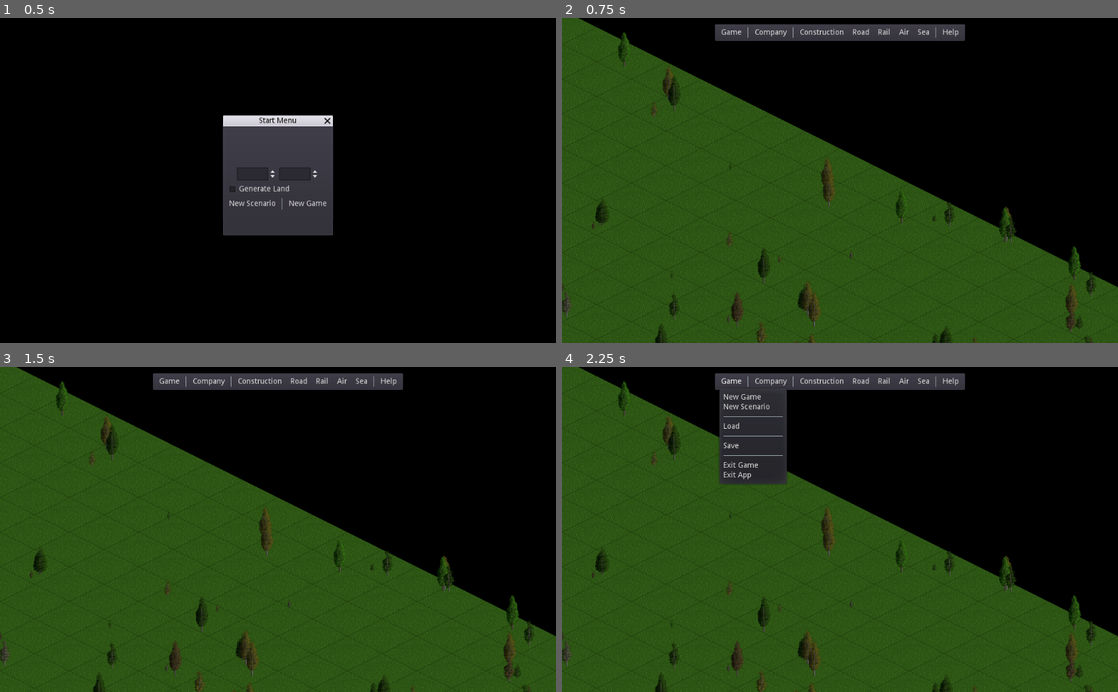
Above: before the commit, frames 1-4 (two rows, left to right).
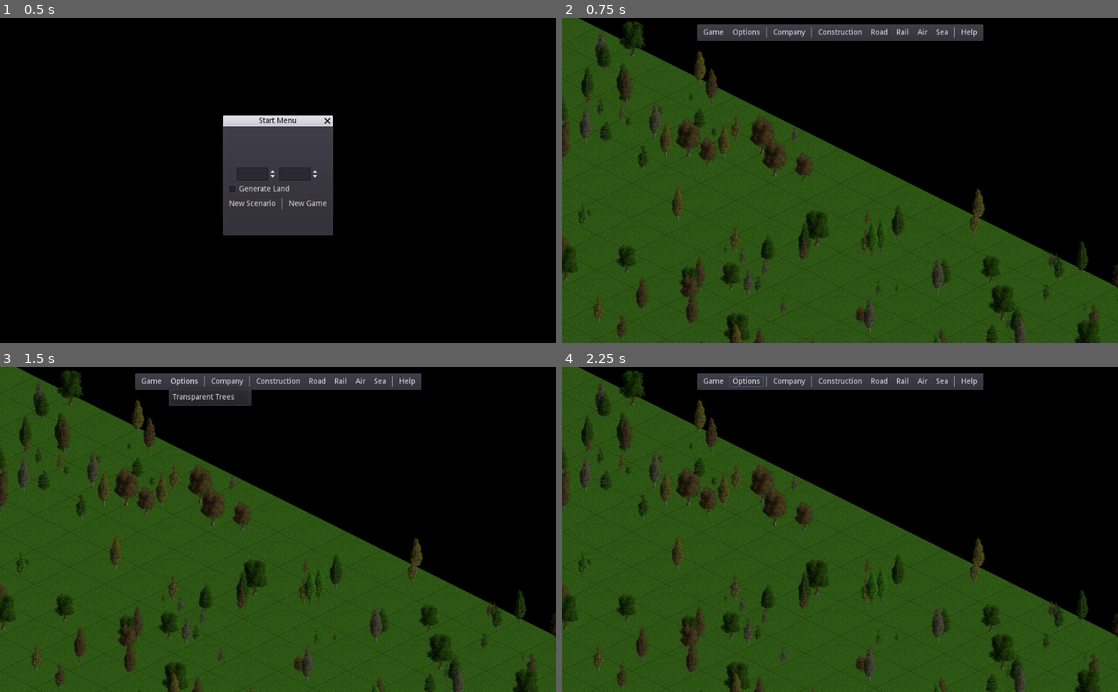
Above: after the commit, the same moments.

Repository: freettd/freettd
Game: Godot game, scene res://scenes/Main.tscn
Two runs of this game, one before a commit and one after it. Both use one fixed random seed, a clock stepped at 60 frames per second and the inputs below.
Inputs (mouse positions are in pixels of both pictures, inside the frame that each line leads up to):
- Up to frame 1 (0.5 s): no input
- Up to frame 2 (0.75 s): click "New Scenario" at 0.5 s
- Up to frame 3 (1.5 s): click (183, 380) at 1.25 s, where only the run after the commit has a clickable "Options"
- Up to frame 4 (2.25 s): click "Game" at 2 s

Frame 1 is identical in both runs. In frame 2, 10% of the frame differs, in the area x 0-100%, y 1-100%; in frame 3, 11%; in frame 4, 13%.

Commit message:
working tree plantation and growth

Diff:
--- a/project.godot
+++ b/project.godot
@@ -20,11 +20,6 @@
 "path": "res://scenes/Global.gd"
 }, {
 "base": "Reference",
-"class": "ObjectPool",
-"language": "GDScript",
-"path": "res://scripts/ObjectPool.gd"
-}, {
-"base": "Reference",
 "class": "Resources",
 "language": "GDScript",
 "path": "res://resources/Resources.gd"
@@ -32,7 +27,6 @@
 _global_script_class_icons={
 "Company": "",
 "Global": "",
-"ObjectPool": "",
 "Resources": ""
 }
 
--- a/resources/Resources.gd
+++ b/resources/Resources.gd
@@ -14,12 +14,17 @@
 }
 
 const trees = {
-	temperate = [
-		"res://resources/trees/TempTree1.tscn",
-		"res://resources/trees/TempTree2.tscn",
-		"res://resources/trees/TempTree3.tscn",
-		"res://resources/trees/TempTree4.tscn",
-		"res://resources/trees/TempTree5.tscn",
-		"res://resources/trees/TempTree6.tscn",
-	]
+	cost = 10,
+	src = {
+		temperate = [
+			"res://resources/trees/temperate/TempTree1.tscn",
+			"res://resources/trees/temperate/TempTree2.tscn",
+			"res://resources/trees/temperate/TempTree3.tscn",
+			"res://resources/trees/temperate/TempTree4.tscn",
+			"res://resources/trees/temperate/TempTree5.tscn",
+			"res://resources/trees/temperate/TempTree6.tscn",
+			"res://resources/trees/temperate/TempTree7.tscn",
+			"res://resources/trees/temperate/TempTree8.tscn",
+		]
+	}
 }
--- a/resources/trees/TempTree6.tscn
+++ /dev/null
@@ -1,19 +0,0 @@
-[gd_scene load_steps=7 format=2]
-
-[ext_resource path="res://resources/trees/Tree.tscn" type="PackedScene" id=1]
-[ext_resource path="res://assets/trees/temp6/128_0001.png" type="Texture" id=2]
-[ext_resource path="res://assets/trees/temp6/128_0002.png" type="Texture" id=3]
-[ext_resource path="res://assets/trees/temp6/128_0003.png" type="Texture" id=4]
-[ext_resource path="res://assets/trees/temp6/128_0004.png" type="Texture" id=5]
-
-[sub_resource type="SpriteFrames" id=1]
-animations = [ {
-"frames": [ ExtResource( 2 ), ExtResource( 3 ), ExtResource( 4 ), ExtResource( 5 ) ],
-"loop": false,
-"name": "grow",
-"speed": 5.0
-} ]
-
-[node name="TempTree6" instance=ExtResource( 1 )]
-frames = SubResource( 1 )
-animation = "grow"
--- a/resources/trees/TempTree4.tscn
+++ b/resources/trees/temperate/TempTree4.tscn
@@ -1,19 +1,19 @@
 [gd_scene load_steps=7 format=2]
 
-[ext_resource path="res://resources/trees/Tree.tscn" type="PackedScene" id=1]
-[ext_resource path="res://assets/trees/temp4/128_0001.png" type="Texture" id=2]
+[ext_resource path="res://assets/trees/temp4/128_0001.png" type="Texture" id=1]
+[ext_resource path="res://resources/trees/Tree.tscn" type="PackedScene" id=2]
 [ext_resource path="res://assets/trees/temp4/128_0004.png" type="Texture" id=3]
 [ext_resource path="res://assets/trees/temp4/128_0002.png" type="Texture" id=4]
 [ext_resource path="res://assets/trees/temp4/128_0003.png" type="Texture" id=5]
 
 [sub_resource type="SpriteFrames" id=1]
 animations = [ {
-"frames": [ ExtResource( 2 ), ExtResource( 4 ), ExtResource( 5 ), ExtResource( 3 ) ],
+"frames": [ ExtResource( 1 ), ExtResource( 4 ), ExtResource( 5 ), ExtResource( 3 ) ],
 "loop": false,
 "name": "grow",
 "speed": 5.0
 } ]
 
-[node name="TempTree4" instance=ExtResource( 1 )]
+[node name="TempTree4" instance=ExtResource( 2 )]
 frames = SubResource( 1 )
 animation = "grow"
--- /dev/null
+++ b/resources/trees/temperate/TempTree6.tscn
@@ -0,0 +1,19 @@
+[gd_scene load_steps=7 format=2]
+
+[ext_resource path="res://assets/trees/temp6/128_0001.png" type="Texture" id=1]
+[ext_resource path="res://assets/trees/temp6/128_0002.png" type="Texture" id=2]
+[ext_resource path="res://assets/trees/temp6/128_0003.png" type="Texture" id=3]
+[ext_resource path="res://assets/trees/temp6/128_0004.png" type="Texture" id=4]
+[ext_resource path="res://resources/trees/Tree.tscn" type="PackedScene" id=5]
+
+[sub_resource type="SpriteFrames" id=1]
+animations = [ {
+"frames": [ ExtResource( 1 ), ExtResource( 2 ), ExtResource( 3 ), ExtResource( 4 ) ],
+"loop": false,
+"name": "grow",
+"speed": 5.0
+} ]
+
+[node name="TempTree6" instance=ExtResource( 5 )]
+frames = SubResource( 1 )
+animation = "grow"
--- /dev/null
+++ b/resources/trees/temperate/TempTree7.tscn
@@ -0,0 +1,19 @@
+[gd_scene load_steps=7 format=2]
+
+[ext_resource path="res://resources/trees/Tree.tscn" type="PackedScene" id=1]
+[ext_resource path="res://assets/trees/temp7/128_0003.png" type="Texture" id=2]
+[ext_resource path="res://assets/trees/temp7/128_0001.png" type="Texture" id=3]
+[ext_resource path="res://assets/trees/temp7/128_0004.png" type="Texture" id=4]
+[ext_resource path="res://assets/trees/temp7/128_0002.png" type="Texture" id=5]
+
+[sub_resource type="SpriteFrames" id=1]
+animations = [ {
+"frames": [ ExtResource( 3 ), ExtResource( 5 ), ExtResource( 2 ), ExtResource( 4 ) ],
+"loop": false,
+"name": "grow",
+"speed": 5.0
+} ]
+
+[node name="TempTree7" instance=ExtResource( 1 )]
+frames = SubResource( 1 )
+animation = "grow"
--- /dev/null
+++ b/resources/trees/temperate/TempTree8.tscn
@@ -0,0 +1,19 @@
+[gd_scene load_steps=7 format=2]
+
+[ext_resource path="res://resources/trees/Tree.tscn" type="PackedScene" id=1]
+[ext_resource path="res://assets/trees/temp8/128_0003.png" type="Texture" id=2]
+[ext_resource path="res://assets/trees/temp8/128_0004.png" type="Texture" id=3]
+[ext_resource path="res://assets/trees/temp8/128_0002.png" type="Texture" id=4]
+[ext_resource path="res://assets/trees/temp8/128_0001.png" type="Texture" id=5]
+
+[sub_resource type="SpriteFrames" id=1]
+animations = [ {
+"frames": [ ExtResource( 5 ), ExtResource( 4 ), ExtResource( 2 ), ExtResource( 3 ) ],
+"loop": false,
+"name": "grow",
+"speed": 5.0
+} ]
+
+[node name="TempTree8" instance=ExtResource( 1 )]
+frames = SubResource( 1 )
+animation = "grow"
--- a/scenes/Global.gd
+++ b/scenes/Global.gd
@@ -25,7 +25,11 @@
 	CLEAR_LAND,
 	PLANT_TREE,
 
+	CONFIG_TRANSPARENT_TREES
+
 }
+
+const ConfigCommands: Array = [ OpCode.CONFIG_TRANSPARENT_TREES ]
 
 enum SelectMode {
 
--- a/scenes/Main.gd
+++ b/scenes/Main.gd
@@ -55,7 +55,7 @@
 func _on_World_local_company_updated(company):
 	ui.update_local_company_info(company)
 
-func _on_World_newgame_progress(status, percentage):
+func _on_World_newworld_progress(status, percentage):
 	printt("main", status, percentage)
 
 func _on_World_loadgame_progress(status, percentage):
--- a/scenes/Main.tscn
+++ b/scenes/Main.tscn
@@ -15,6 +15,6 @@
 [connection signal="hq_selected" from="World" to="." method="_on_World_hq_selected"]
 [connection signal="loadgame_progress" from="World" to="." method="_on_World_loadgame_progress"]
 [connection signal="local_company_updated" from="World" to="." method="_on_World_local_company_updated"]
-[connection signal="newgame_progress" from="World" to="." method="_on_World_newgame_progress"]
+[connection signal="newworld_progress" from="World" to="." method="_on_World_newworld_progress"]
 [connection signal="savegame_progress" from="World" to="." method="_on_World_savegame_progress"]
 [connection signal="command_issued" from="DesktopUI" to="." method="_on_DesktopUI_command_issued"]
--- a/scenes/desktop-ui/DesktopUI.tscn
+++ b/scenes/desktop-ui/DesktopUI.tscn
@@ -10,12 +10,11 @@
 script = ExtResource( 2 )
 
 [node name="Toolbar" type="PanelContainer" parent="."]
-visible = false
 anchor_left = 0.5
 anchor_right = 0.5
-margin_left = -232.0
+margin_left = -265.5
 margin_top = 10.0
-margin_right = 232.0
+margin_right = 265.5
 margin_bottom = 34.0
 script = ExtResource( 1 )
 __meta__ = {
@@ -25,7 +24,7 @@
 [node name="HBoxContainer" type="HBoxContainer" parent="Toolbar"]
 margin_left = 7.0
 margin_top = 7.0
-margin_right = 457.0
+margin_right = 524.0
 margin_bottom = 27.0
 
 [node name="GameButton" type="MenuButton" parent="Toolbar/HBoxContainer"]
@@ -33,66 +32,73 @@
 margin_bottom = 20.0
 text = "Game"
 
+[node name="OptionsButton" type="MenuButton" parent="Toolbar/HBoxContainer"]
+margin_left = 54.0
+margin_right = 117.0
+margin_bottom = 20.0
+focus_mode = 2
+text = "Options"
+
 [node name="VSeparator" type="VSeparator" parent="Toolbar/HBoxContainer"]
-margin_left = 54.0
-margin_right = 58.0
+margin_left = 121.0
+margin_right = 125.0
 margin_bottom = 20.0
 
 [node name="CompanyButton" type="MenuButton" parent="Toolbar/HBoxContainer"]
-margin_left = 62.0
-margin_right = 133.0
+margin_left = 129.0
+margin_right = 200.0
 margin_bottom = 20.0
 focus_mode = 2
 text = "Company"
 
 [node name="VSeparator3" type="VSeparator" parent="Toolbar/HBoxContainer"]
-margin_left = 137.0
-margin_right = 141.0
+margin_left = 204.0
+margin_right = 208.0
 margin_bottom = 20.0
 
 [node name="ConstructionButton" type="MenuButton" parent="Toolbar/HBoxContainer"]
-margin_left = 145.0
-margin_right = 238.0
+margin_left = 212.0
+margin_right = 305.0
 margin_bottom = 20.0
 focus_mode = 2
 text = "Construction"
 
 [node name="RoadButton" type="MenuButton" parent="Toolbar/HBoxContainer"]
-margin_left = 242.0
-margin_right = 285.0
+margin_left = 309.0
+margin_right = 352.0
 margin_bottom = 20.0
 focus_mode = 2
 text = "Road"
 
 [node name="RailButton" type="MenuButton" parent="Toolbar/HBoxContainer"]
-margin_left = 289.0
-margin_right = 324.0
+margin_left = 356.0
+margin_right = 391.0
 margin_bottom = 20.0
 focus_mode = 2
 text = "Rail"
 
 [node name="AirButton" type="MenuButton" parent="Toolbar/HBoxContainer"]
-margin_left = 328.0
-margin_right = 358.0
+margin_left = 395.0
+margin_right = 425.0
 margin_bottom = 20.0
 focus_mode = 2
 text = "Air"
 
 [node name="SeaButton" type="MenuButton" parent="Toolbar/HBoxContainer"]
-margin_left = 362.0
-margin_right = 396.0
+margin_left = 429.0
+margin_right = 463.0
 margin_bottom = 20.0
 focus_mode = 2
 text = "Sea"
 
 [node name="VSeparator2" type="VSeparator" parent="Toolbar/HBoxContainer"]
-margin_left = 400.0
-margin_right = 404.0
+margin_left = 467.0
+margin_right = 471.0
 margin_bottom = 20.0
 
 [node name="HelpButton" type="MenuButton" parent="Toolbar/HBoxContainer"]
-margin_left = 408.0
-margin_right = 450.0
+margin_left = 475.0
+margin_right = 517.0
 margin_bottom = 20.0
 focus_mode = 2
 text = "Help"
--- a/scenes/desktop-ui/Toolbar.gd
+++ b/scenes/desktop-ui/Toolbar.gd
@@ -3,12 +3,16 @@
 signal command_issued(command)
 
 onready var game_button = $HBoxContainer/GameButton
+onready var options_button = $HBoxContainer/OptionsButton
+
 onready var company_button = $HBoxContainer/CompanyButton
+
 onready var road_button = $HBoxContainer/RoadButton
 onready var construct_button = $HBoxContainer/ConstructionButton
 onready var rail_button = $HBoxContainer/RailButton
 onready var air_button = $HBoxContainer/AirButton
 onready var sea_button = $HBoxContainer/SeaButton
+
 onready var help_button = $HBoxContainer/HelpButton
 
 func _ready() -> void:
@@ -26,6 +30,11 @@
 	popup.add_separator()
 	popup.add_item("Exit Game", Global.OpCode.EXIT_GAME)
 	popup.add_item("Exit App", Global.OpCode.EXIT_APP)
+	popup.connect("id_pressed", self, "_on_item_pressed")
+
+	# Company Menu
+	popup = options_button.get_popup()
+	popup.add_item("Transparent Trees", Global.OpCode.CONFIG_TRANSPARENT_TREES)
 	popup.connect("id_pressed", self, "_on_item_pressed")
 
 	# Company Menu
--- a/scenes/world/World.gd
+++ b/scenes/world/World.gd
@@ -1,7 +1,7 @@
 extends Node
 
 # game signals
-signal newgame_progress(status, percentage)
+signal newworld_progress(status, percentage)
 signal savegame_progress(status, percentage)
 signal loadgame_progress(status, percentage)
 
@@ -31,7 +31,6 @@
 var local_company: Company
 
 # regsiters
-var land_register: Dictionary = {}
 var company_register: Array = []
 
 
@@ -50,7 +49,7 @@
 
 	var mapsize = parameters.map_size
 
-	emit_signal("newgame_progress", "creating new world", 0)
+	emit_signal("newworld_progress", "creating new world", 0)
 
 	# Terrain
 	terrain.new_world(parameters)
@@ -62,16 +61,17 @@
 		local_company.company_type = Company.CompanyType.LOCAL
 		company_register.append(local_company)
 
-	# place random trees
+	# place random trees	 across map
+	emit_signal("newworld_progress", "planting trees", 50)
 	world_objects.plant_tree(Rect2(0, 0, mapsize.x, mapsize.y), {
 		min_density = 0,
 		max_density = 3,
 		start_frame = -1,
-		scattered = 3
+		scattered = 8
 	})
 
 	# complete
-	emit_signal("newgame_progress", "new world complete", 100)
+	emit_signal("newworld_progress", "new world complete", 100)
 
 func reset() -> void:
 
@@ -96,25 +96,36 @@
 	# local command is for local company
 	command.company = local_company
 
-	var opcode: int = command.opcode
-
-	if Global.SelectorConfig.has(opcode):
-		selector.activate(command, Global.SelectorConfig.get(opcode))
+	if Global.ConfigCommands.has(command.opcode):
+		_process_local_config(command)
+
+	elif Global.SelectorConfig.has(command.opcode):
+		selector.activate(command, Global.SelectorConfig.get(command.opcode))
+
+# process local config commands
+func _process_local_config(command: Dictionary) -> void:
+
+	match command.opcode:
+
+		Global.OpCode.CONFIG_TRANSPARENT_TREES:
+			world_objects.set_trees_transparent()
 
 # process commands after tiles selected
-func _on_Selector_tile_selected(command: Dictionary):
+func _on_Selector_tile_selected(command: Dictionary) -> void:
 
 	var tm_resources: Dictionary = Resources.tilemaps
 	var bld_resources: Dictionary = Resources.buildings
+	var tree_res: Dictionary = Resources.trees
 
 	var dimension: Vector2 = command.selection.dimension
+	var box: Rect2 = command.selection.box
 
 	var expense: int = 0
 
 	match command.opcode:
 
 		Global.OpCode.BUILD_ROAD:
-			expense = tm_resources.road.cost * (dimension.x * dimension.y)
+			expense = tm_resources.road.cost * box.get_area()
 			world_objects.clear_land(command.selection.box)
 			terrain.build_road(command, roadnav)
 
@@ -123,10 +134,11 @@
 			world_objects.add_hq("company_hq_large", command.selection.position, local_company)
 
 		Global.OpCode.CLEAR_LAND:
+			expense = 10 * box.get_area()
 			world_objects.clear_land(command.selection.box)
 
 		Global.OpCode.PLANT_TREE:
-			expense = 10
+			expense = tree_res.cost * box.get_area()
 			world_objects.plant_tree(command.selection.box)
 
 
@@ -136,7 +148,7 @@
 		emit_signal("local_company_updated", local_company)
 
 
-func _on_Selector_error(msg):
+func _on_Selector_error(msg) -> void:
 	emit_signal("error", msg)
 
 
@@ -157,8 +169,6 @@
 
 	# read
 	var data = str2var(file.get_as_text())
-
-	print(data.keys())
 
 	# load company data
 	for company_data in data.companies:
--- a/scenes/world/WorldObjects.gd
+++ b/scenes/world/WorldObjects.gd
@@ -2,6 +2,9 @@
 
 # Signal when company HQ is selected
 signal hq_selected(company)
+
+const COLOR_HALF_TRANSPARENT = Color( 1, 1, 1, 0.5 )
+const COLOR_NO_TRANSPARENT = Color( 1, 1, 1, 1 )
 
 export (NodePath) var world_terrain
 onready var terrain: Node2D = get_node(world_terrain)
@@ -11,7 +14,6 @@
 var rng = RandomNumberGenerator.new()
 
 func _ready() -> void:
-
 	rng.randomize()
 
 
@@ -49,10 +51,10 @@
 func get_save_data() -> Dictionary:
 	return land_registry
 
-func load_data(data: Dictionary, company_register: Array) -> void:
+func load_data(load_data: Dictionary, company_register: Array) -> void:
 
 	# add HQs
-	for hq in data.hq:
+	for hq in load_data.hq:
 		add_hq(hq.key, hq.cellv, company_register[hq.company])
 
 ################################################################################
@@ -124,7 +126,7 @@
 	var scattered: int = options.get("scattered", 10)
 
 	var trees: Array = []
-	for tree_scn in Resources.trees.temperate:
+	for tree_scn in Resources.trees.src.temperate:
 		trees.append(load(tree_scn))
 
 	# loop vars
@@ -177,3 +179,8 @@
 
 				# add object to world
 				_add_object_to_world(cellv, tree)
+
+func set_trees_transparent() -> void:
+
+	for tree in get_tree().get_nodes_in_group("tree"):
+		tree.modulate = COLOR_HALF_TRANSPARENT
--- a/scripts/ObjectPool.gd
+++ /dev/null
@@ -1,26 +0,0 @@
-class_name ObjectPool
-
-var scene: Resource
-var pool_size_increment: int
-
-var pool: Array = []
-var free_pool: Array = []
-
-func init(scene, init_pool_size: int = 100, pool_size_increment: int = 100) -> void:
-
-	self.scene = scene
-	self.pool_size_increment = pool_size_increment
-	_increase_pool_size(pool_size_increment)
-
-func get_free_object():
-	if free_pool.empty():
-		_increase_pool_size(pool_size_increment)
-
-	return free_pool.pop_back()
-
-func set_object_free(object) -> void:
-	free_pool.append(object)
-
-func _increase_pool_size(size: int) -> void:
-	for i in size:
-		free_pool.append(scene.instance())
Binary file added: assets/trees/temp7/128_0001.png
Not shown, added: assets/trees/temp7/128_0001.png.import
Binary file added: assets/trees/temp7/128_0002.png
Not shown, added: assets/trees/temp7/128_0002.png.import
Binary file added: assets/trees/temp7/128_0003.png
Not shown, added: assets/trees/temp7/128_0003.png.import
Binary file added: assets/trees/temp7/128_0004.png
Not shown, added: assets/trees/temp7/128_0004.png.import
Binary file added: assets/trees/temp7/128_0005.png
Not shown, added: assets/trees/temp7/128_0005.png.import
Binary file added: assets/trees/temp7/128_0006.png
Not shown, added: assets/trees/temp7/128_0006.png.import
(and 20 more such lines)
